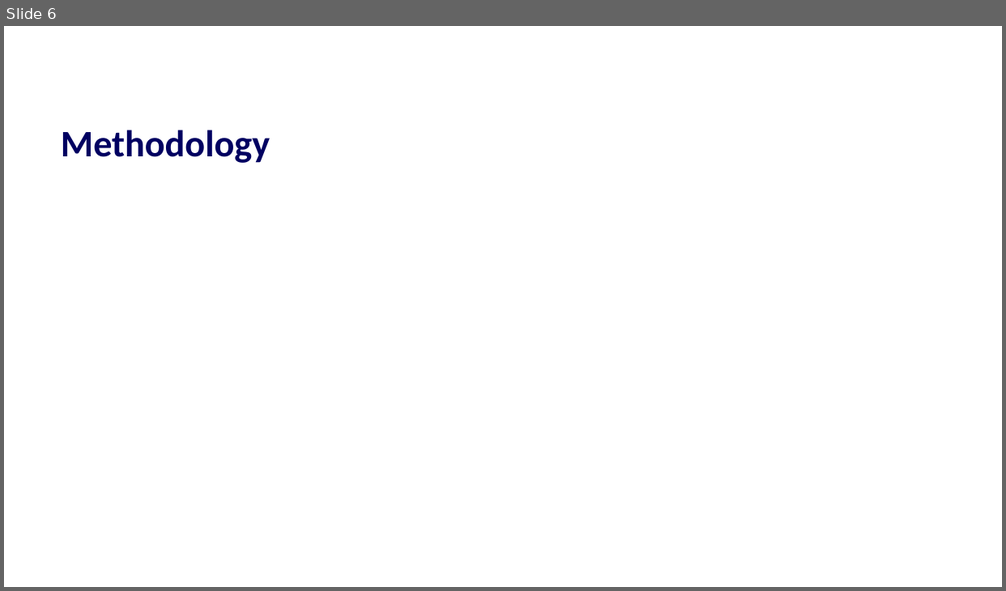
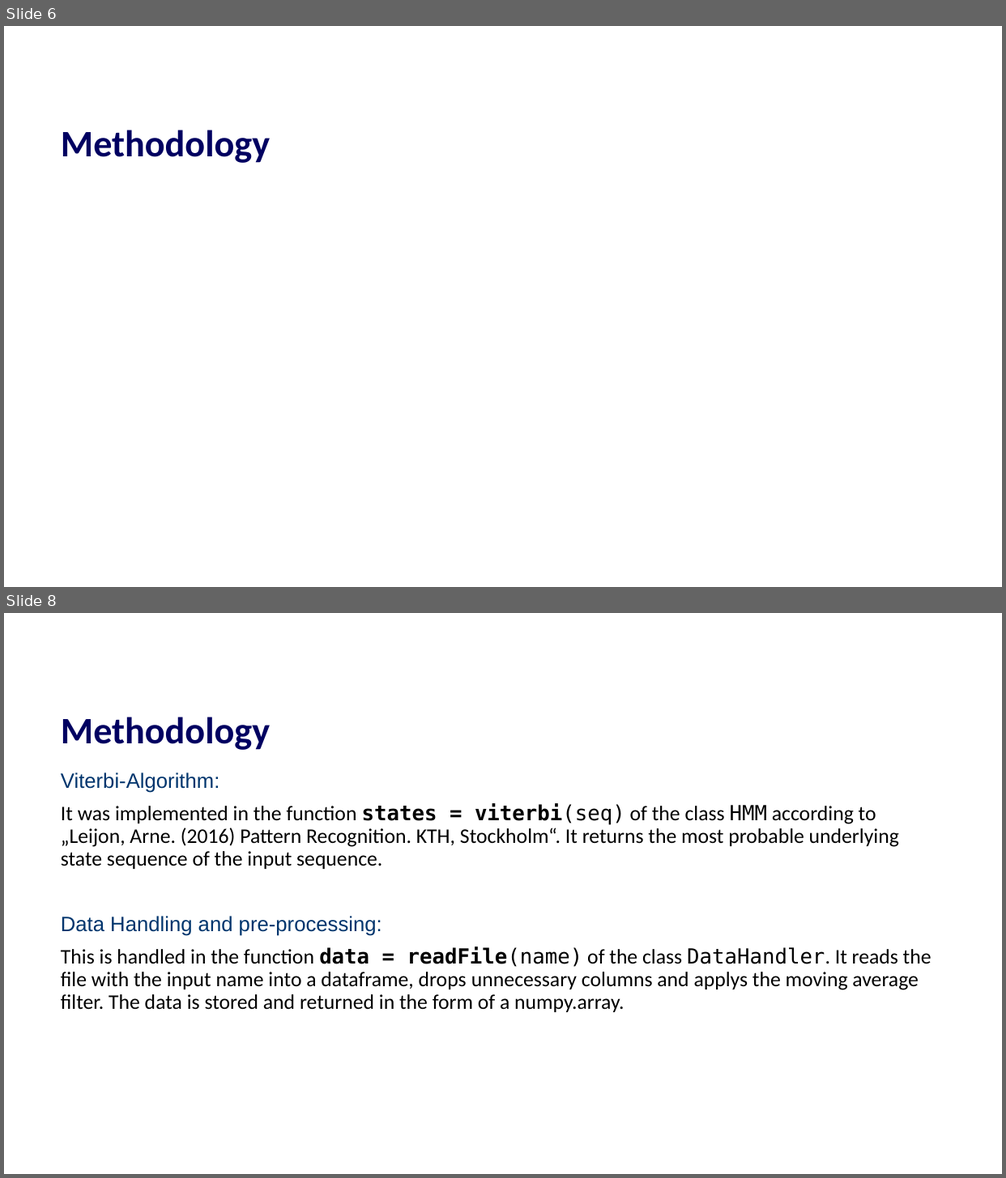
Before and after one commit to TheresaHoesl/PatternRecognition_MachineLearning, a slide deck: Final_project/presentation.pptx. Shown one above the other, each under a label of ours: slide 6 before the commit, slides 6 and 8 after it; the slides between them are not shown. The pictures are 1006x591 and 1006x1178 pixels, drawn with LibreOffice and Linux fonts; fonts in the diff are those of the drawing; grey boxes stand for pictures; background and template pictures are left out. Boxes give left, top, right and bottom in pixels: in the first picture for what was removed or moved away, otherwise in the second. Text is boxed around its words. In the diff, an @@ line names an element or a change of style, - is before the commit and + after.

```diff
--- a/Final_project/presentation.pptx
+++ b/Final_project/presentation.pptx
@@ slide 8 added at [4, 613, 1002, 1174], background #FFFFFF @@
@@ title added at [61, 717, 270, 750], 36 pt, text #000061, bold @@
+Methodology
@@ text added at [61, 773, 931, 1012], 20 pt, text #000000 @@
+Viterbi-Algorithm:
+It was implemented in the function states = viterbi(seq) of the class HMM according to „Leijon, Arne. (2016) Pattern Recognition. KTH, Stockholm“. It returns the most probable underlying state sequence of the input sequence.
+Data Handling and pre-processing:
+This is handled in the function data = readFile(name) of the class DataHandler. It reads the file with the input name into a dataframe, drops unnecessary columns and applys the moving average filter. The data is stored and returned in the form of a numpy.array.
```
Also in this commit, not shown: 2 slides changed, 3 other slides added, 7 slides removed.
